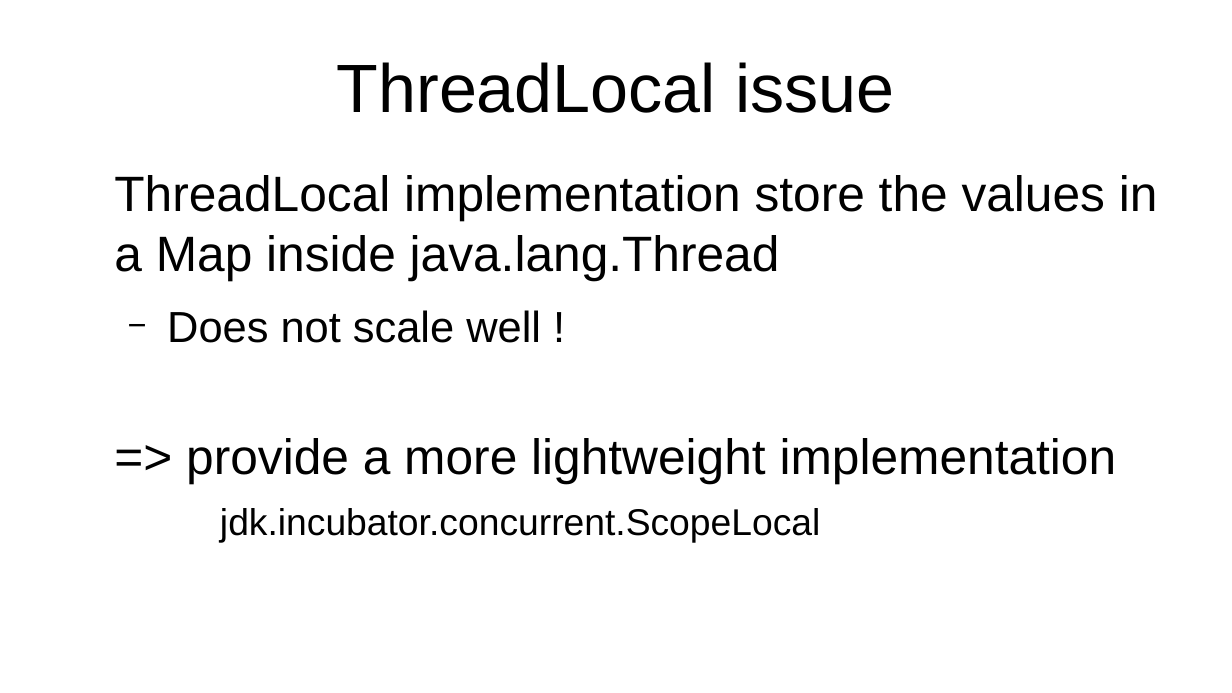
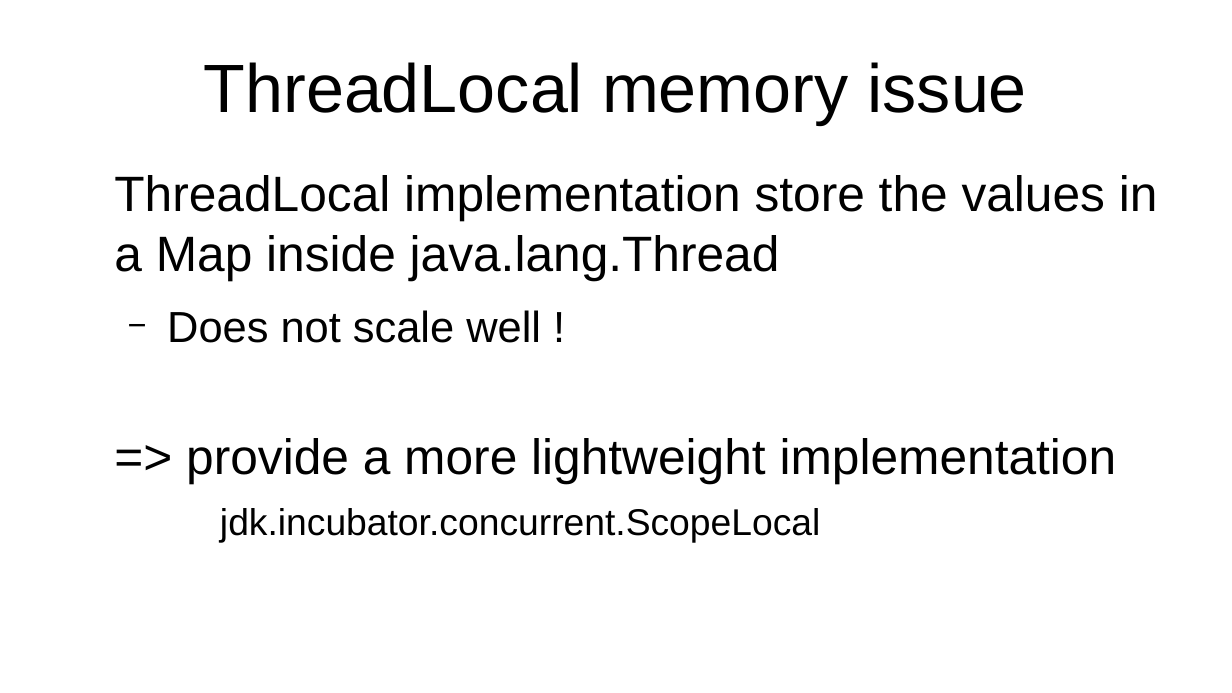
Before and after one commit to forax/loom-fiber, a slide deck: slide 36 of loom is looming.odp (slide 35 before the commit). Drawn at 1232x693 pixels with LibreOffice and Linux fonts; fonts in the diff are those of the drawing. Boxes give left, top, right and bottom in pixels: in the first picture for what was removed or moved away, otherwise in the second. Text is boxed around its words. In the diff, an @@ line names an element or a change of style, - is before the commit and + after.

```diff
--- a/loom is looming.odp
+++ b/loom is looming.odp
@@ title at (204,62,1027,125): text changed @@
-ThreadLocal issue
+ThreadLocal memory issue
```
Also in this commit, not shown: 7 other slides changed, 1 slide added, 1 other file.
